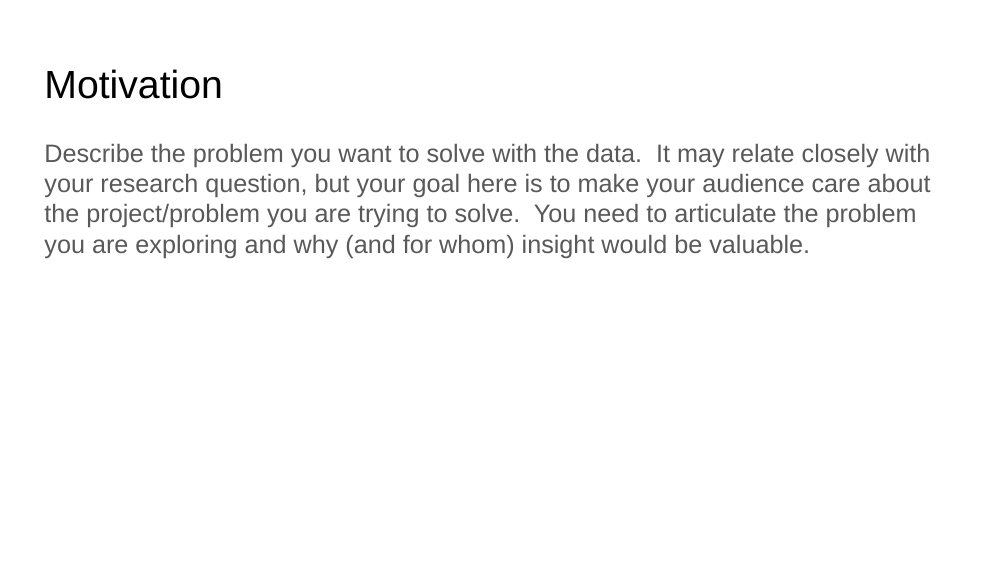
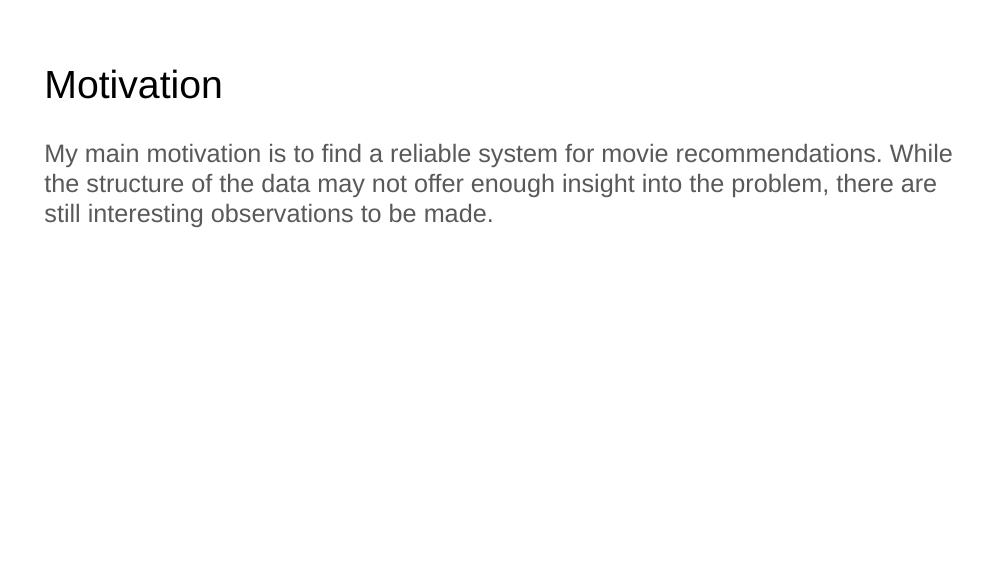
Before and after one commit to sgrosu/sandiego, a slide deck: slide 3 of DSE 200X_ Mini Project Presentation Template.odp. Drawn at 1008x567 pixels with LibreOffice and Linux fonts; fonts in the diff are those of the drawing. Boxes give left, top, right and bottom in pixels: in the first picture for what was removed or moved away, otherwise in the second. Text is boxed around its words. In the diff, an @@ line names an element or a change of style, - is before the commit and + after.

```diff
--- a/DSE 200X_ Mini Project Presentation Template.odp
+++ b/DSE 200X_ Mini Project Presentation Template.odp
@@ text at [44, 143, 953, 227]: text changed @@
-Describe the problem you want to solve with the data. It may relate closely with your research question, but your goal here is to make your audience care about the project/problem you are trying to solve. You need to articulate the problem you are exploring and why (and for whom) insight would be valuable.
+My main motivation is to find a reliable system for movie recommendations. While the structure of the data may not offer enough insight into the problem, there are still interesting observations to be made.
```
Also in this commit, not shown: 3 other slides changed, 3 slides added, 3 slides removed, 4 other files.
